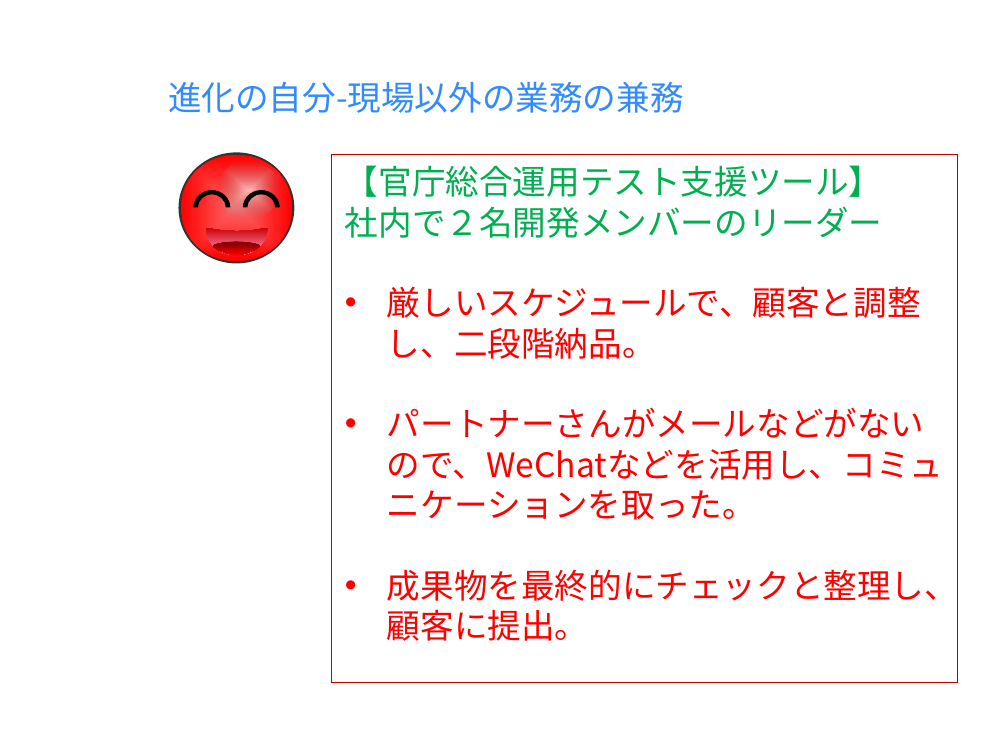
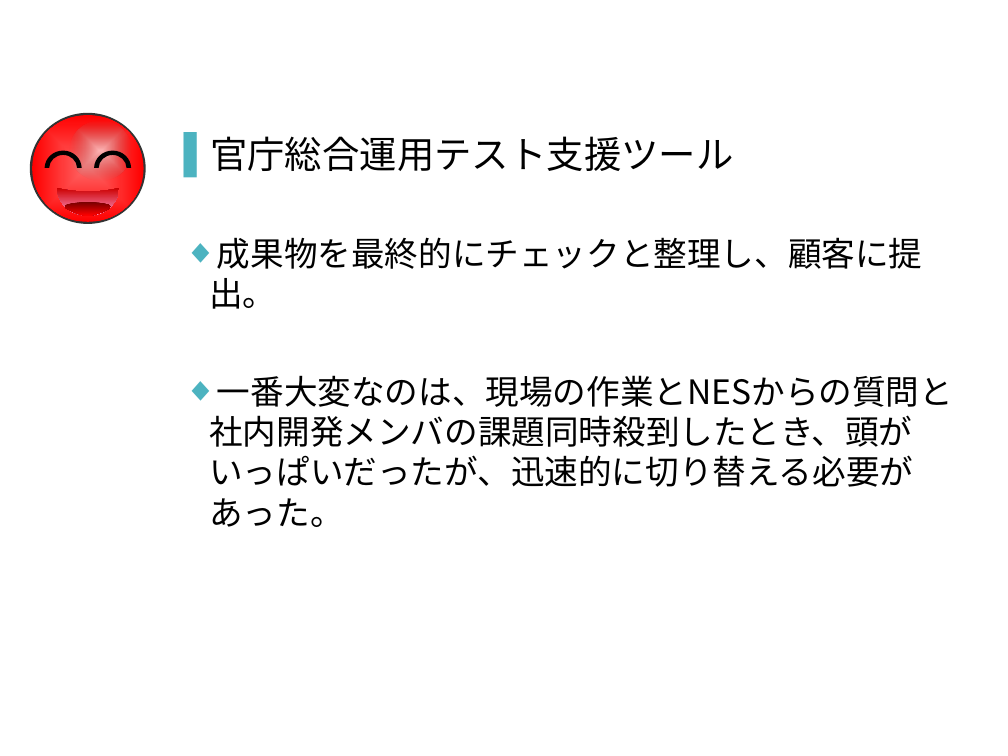
Before and after one commit to milo-bb/test, a slide deck: slide 10 of 昇格プレゼン(徐洋)_new.pptx. Drawn at 1008x756 pixels with LibreOffice and Linux fonts; fonts in the diff are those of the drawing; background and template pictures are left out. Boxes give left, top, right and bottom in pixels: in the first picture for what was removed or moved away, otherwise in the second. Text is boxed around its words. In the diff, an @@ line names an element or a change of style, - is before the commit and + after.

```diff
--- a/昇格プレゼン(徐洋)_new.pptx
+++ b/昇格プレゼン(徐洋)_new.pptx
@@ title "進化の自分-現場以外の作業の兼務" at [209,375,953,447]: vertical alignment bottom to middle @@
@@ text added at [209,136,953,527], 18 pt, text #000000 @@
+▌ 官庁総合運用テスト支援ツール
+◆ 成果物を最終的にチェックと整理し、顧客に提出。
+◆ 一番大変なのは、現場の作業とNESからの質問と社内開発メンバの課題同時殺到したとき、頭がいっぱいだったが、迅速的に切り替える必要があった。
@@ freeform shape: place and size @@
-freeform shape at [243,190,281,224]
+freeform shape at [44,151,82,185]
@@ freeform shape: place and size @@
-freeform shape at [194,190,231,224]
+freeform shape at [94,151,132,185]
@@ rectangle removed at [332,155,958,683] @@
-【官庁総合運用テスト支援ツール】
-社内で２名開発メンバーのリーダー
-• 厳しいスケジュールで、顧客と調整し、二段階納品。
-• パートナーさんがメールなどがないので、WeChatなどを活用し、コミュニケーションを取った。
-• 成果物を最終的にチェックと整理し、顧客に提出。
@@ 3 ellipses, 1 freeform shape, 1 moon: place and size @@
-3 ellipses, 1 freeform shape, 1 moon at [179,152,294,263]
+3 ellipses, 1 freeform shape, 1 moon at [30,113,145,224]
@@ title at [209,375,953,447]: text changed; size 18 to 24 pt; text colour #318BFF to #FFFFFF; bold on @@
-進化の自分-現場以外の業務の兼務
+進化の自分-現場以外の作業の兼務
```
Also in this commit, not shown: 6 other slides changed, 2 slides added, 2 slides removed.
